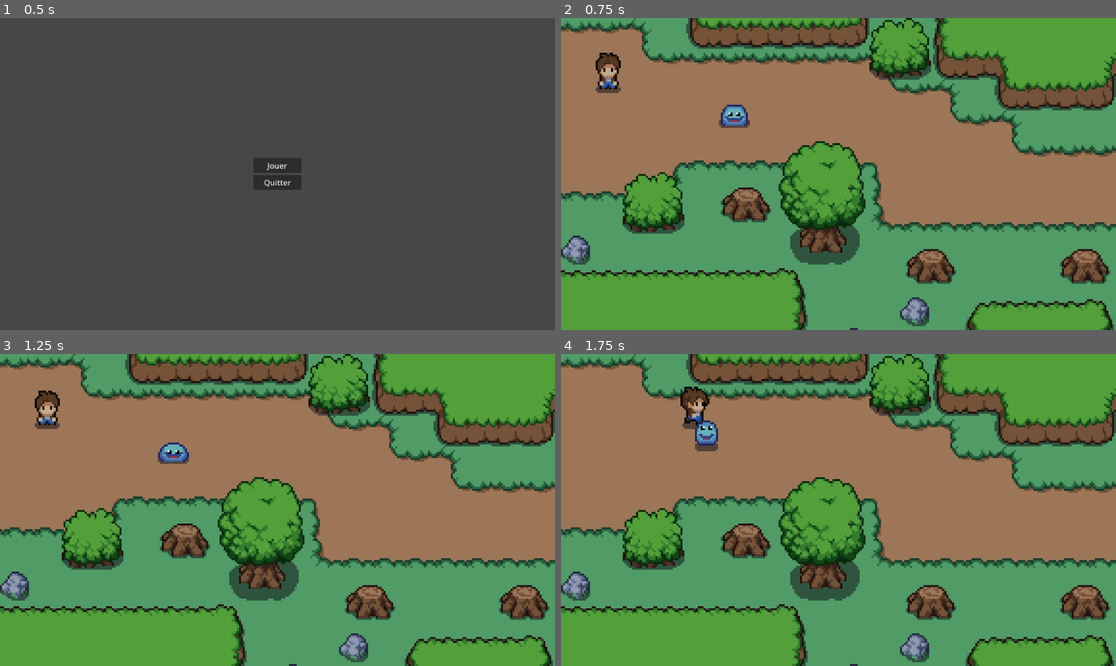
Above: before the commit, frames 1-4 (two rows, left to right).
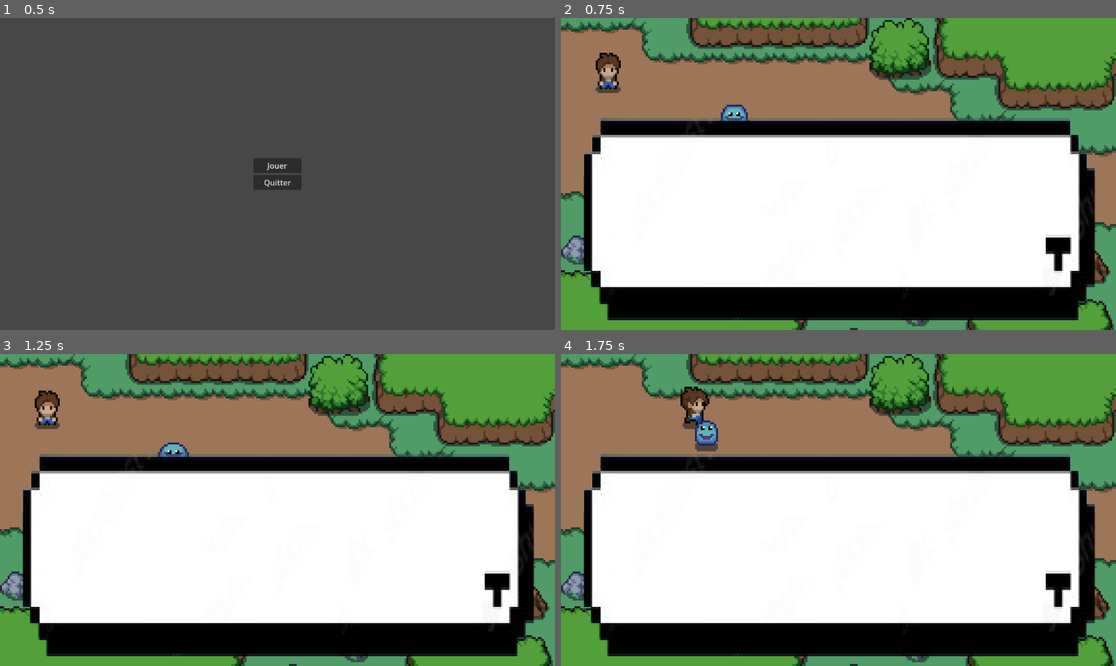
Above: after the commit, the same moments.

Repository: G8ite/learningLab
Game: Godot game, scene res://scenes/main_menu.tscn
The game is run twice, just before and just after one commit, with the same random seed, the same clock (stepped at 60 frames per second) and the same inputs.
Inputs:
- Up to frame 1 (0.5 s): no input
- Up to frame 2 (0.75 s): click "Jouer" at 0.5 s
- Up to frame 3 (1.25 s): no input
- Up to frame 4 (1.75 s): hold Right (ui_right) from 1.28 s (still down); tap Space (attack) at 1.35 s

Frame 1 is identical in both runs. In frame 2, 58% of the frame differs, in the area x 4-97%, y 32-97%; in frame 3, 58%; in frame 4, 58%.

Commit message:
wip: tentative d'ajout de l'ui

Diff:
--- a/scenes/player.tscn
+++ b/scenes/player.tscn
@@ -1,7 +1,8 @@
-[gd_scene load_steps=57 format=3 uid="uid://kkq28q2gdvbj"]
+[gd_scene load_steps=58 format=3 uid="uid://kkq28q2gdvbj"]
 
 [ext_resource type="Script" path="res://scripts/player.gd" id="1_08rfn"]
 [ext_resource type="Texture2D" uid="uid://d3w6os6c0bq3b" path="res://assets/characters/player.png" id="2_8u0ya"]
+[ext_resource type="Texture2D" uid="uid://c82fts7jrx86y" path="res://assets/image-removebg-preview(7).png" id="3_t8ru3"]
 
 [sub_resource type="AtlasTexture" id="AtlasTexture_gjao1"]
 atlas = ExtResource("2_8u0ya")
@@ -470,6 +471,15 @@
 wait_time = 3.0
 autostart = true
 
+[node name="CanvasLayer" type="CanvasLayer" parent="."]
+
+[node name="TextureRect" type="TextureRect" parent="CanvasLayer"]
+offset_left = 6.0
+offset_top = 162.0
+offset_right = 1150.0
+offset_bottom = 680.0
+texture = ExtResource("3_t8ru3")
+
 [connection signal="body_entered" from="player_hitbox" to="." method="_on_player_hitbox_body_entered"]
 [connection signal="body_exited" from="player_hitbox" to="." method="_on_player_hitbox_body_exited"]
 [connection signal="timeout" from="attack_cooldown" to="." method="_on_attack_cooldown_timeout"]
--- /dev/null
+++ b/scenes/ui.tscn
@@ -0,0 +1,13 @@
+[gd_scene load_steps=2 format=3 uid="uid://bxp0u53s4dnxp"]
+
+[ext_resource type="Texture2D" uid="uid://dlbjkypk4w672" path="res://assets/tilemap.png" id="1_yjxte"]
+
+[node name="UI" type="Node2D"]
+
+[node name="NinePatchRect" type="NinePatchRect" parent="."]
+offset_left = 29.0
+offset_top = 207.0
+offset_right = 1122.0
+offset_bottom = 623.0
+texture = ExtResource("1_yjxte")
+region_rect = Rect2(-0.117407, -0.0960789, 32.386, 32.538)
Binary file added: assets/image-removebg-preview(7).png
Not shown, added: assets/image-removebg-preview(7).png.import
Binary file added: assets/tile_0000.png
Not shown, added: assets/tile_0000.png.import
Binary file added: assets/tilemap.png
Not shown, added: assets/tilemap.png.import
